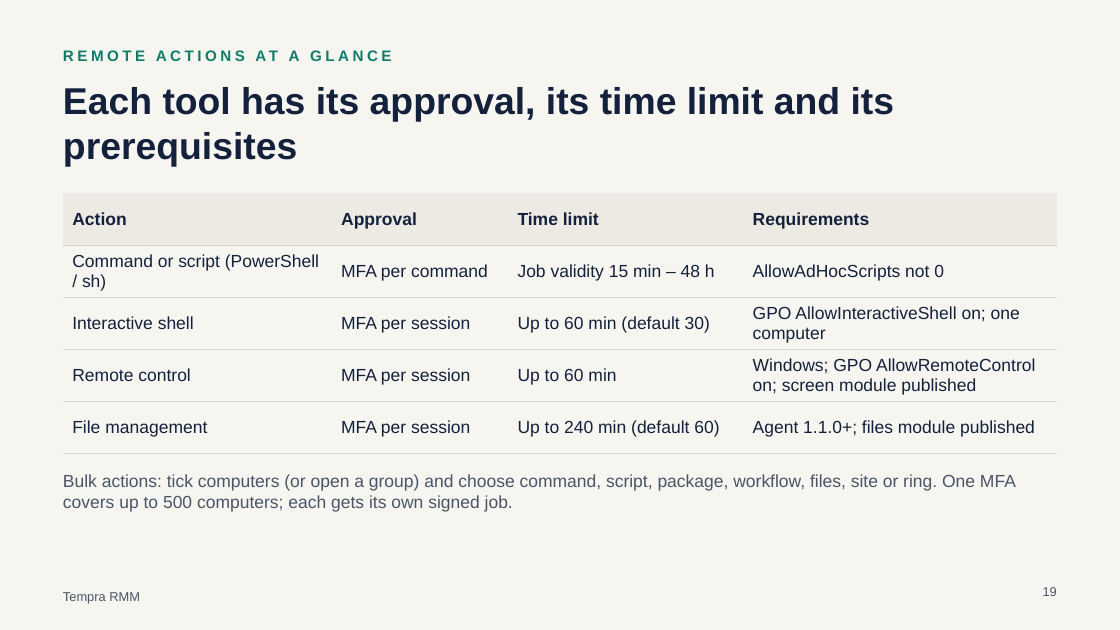
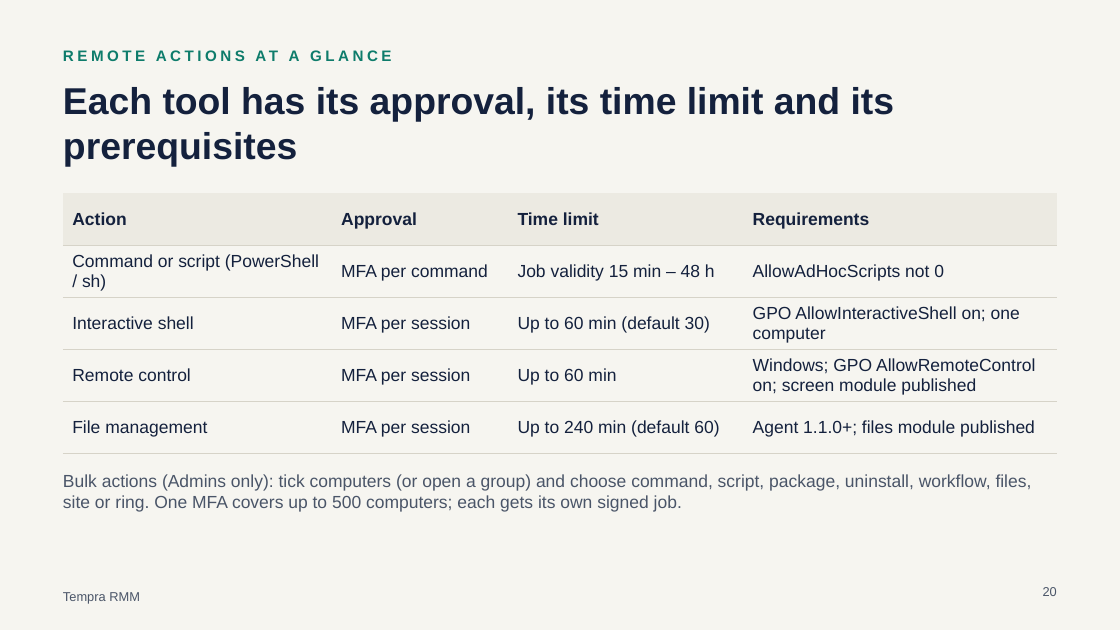
Before and after one commit to stefanozanarini/tempra-rmm, a slide deck: slide 20 of docs/Tempra-RMM-operator-manual-EN.pptx (slide 19 before the commit). Drawn at 1120x630 pixels with LibreOffice and Linux fonts; fonts in the diff are those of the drawing. Boxes give left, top, right and bottom in pixels: in the first picture for what was removed or moved away, otherwise in the second. Text is boxed around its words. In the diff, an @@ line names an element or a change of style, - is before the commit and + after.

Commit message:
Docs: manual and presentation updated for Microsoft 365, BitLocker key backup, Admin-only bulk actions and remote-control changes

```diff
--- a/docs/Tempra-RMM-operator-manual-EN.pptx
+++ b/docs/Tempra-RMM-operator-manual-EN.pptx
@@ text at bbox=[63, 474, 1032, 512]: text changed @@
-Bulk actions: tick computers (or open a group) and choose command, script, package, workflow, files, site or ring. One MFA covers up to 500 computers; each gets its own signed job.
+Bulk actions (Admins only): tick computers (or open a group) and choose command, script, package, uninstall, workflow, files, site or ring. One MFA covers up to 500 computers; each gets its own signed job.
@@ page number at bbox=[1043, 587, 1057, 596]: text changed @@
-19
+20
```
Also in this commit, not shown: 12 other slides changed, 1 slide added, 19 other files.
